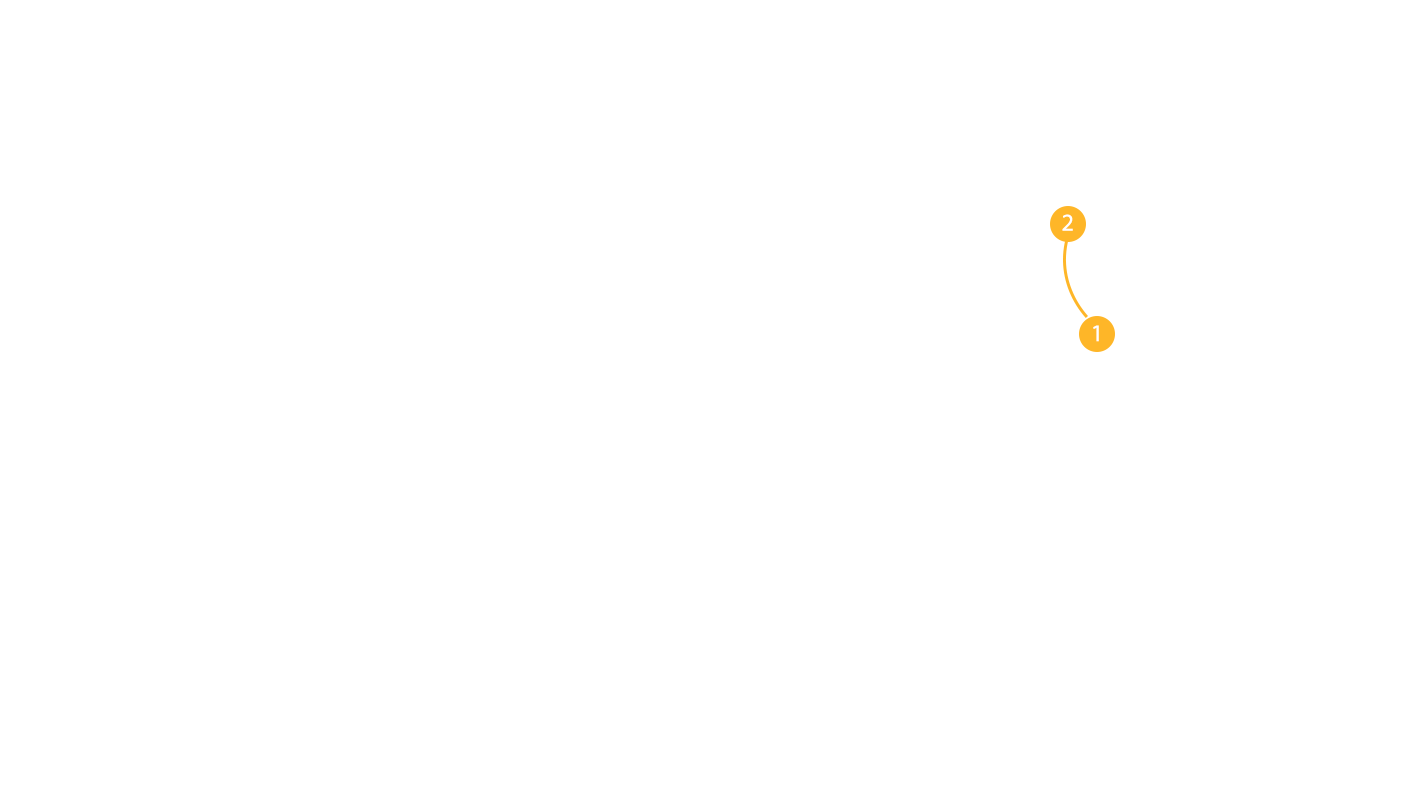
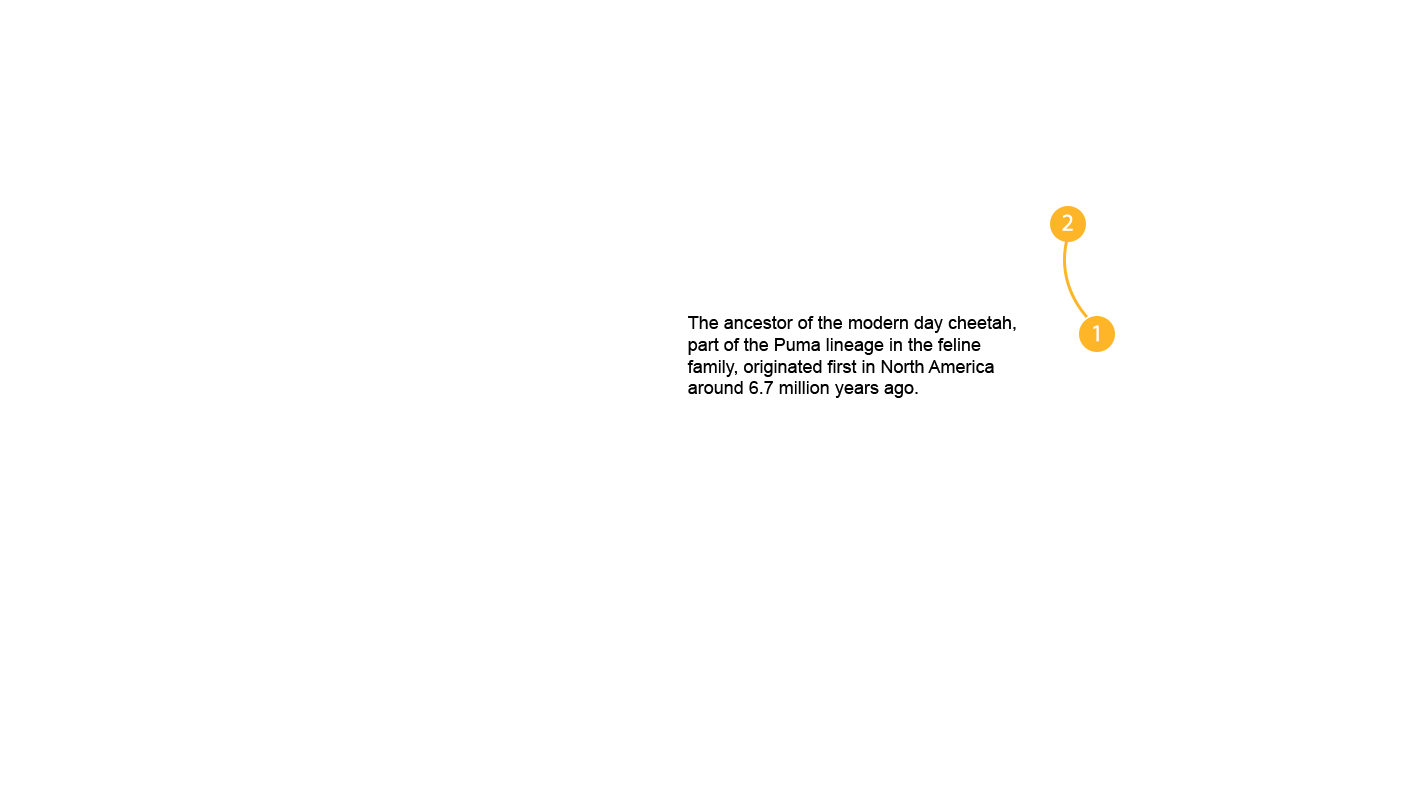
Layered file, before and after one edit (1415 x 809). Changes by layer:
added layer "Description" above "7" over <box>687,316,1016,398</box>
